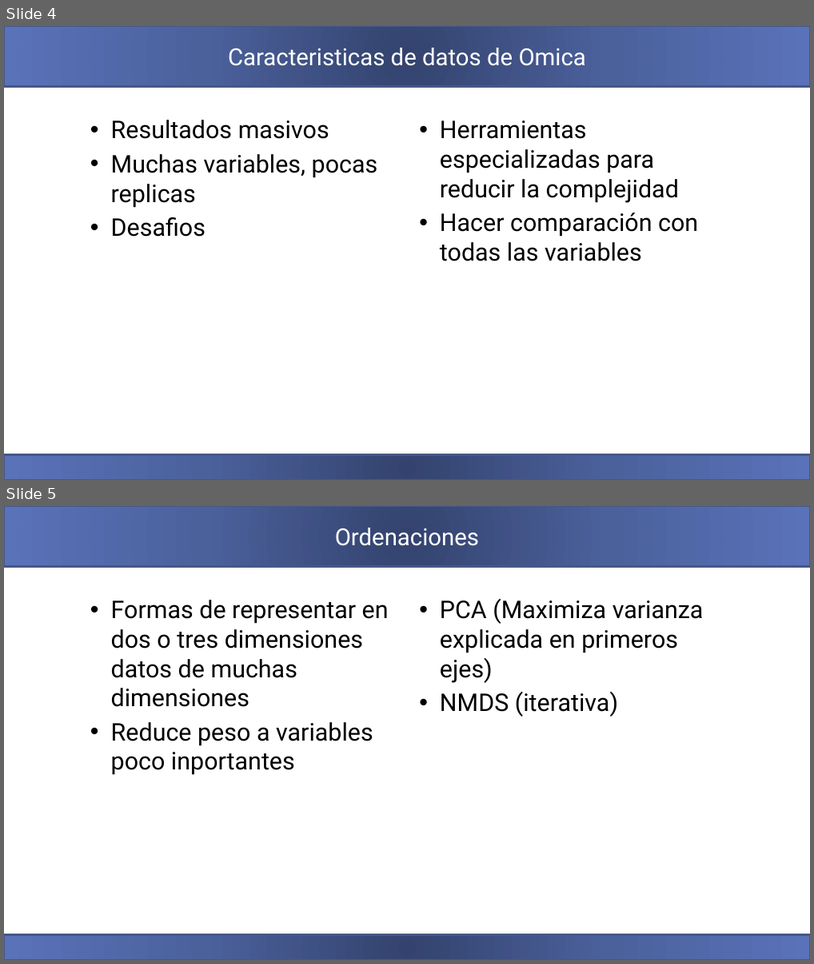
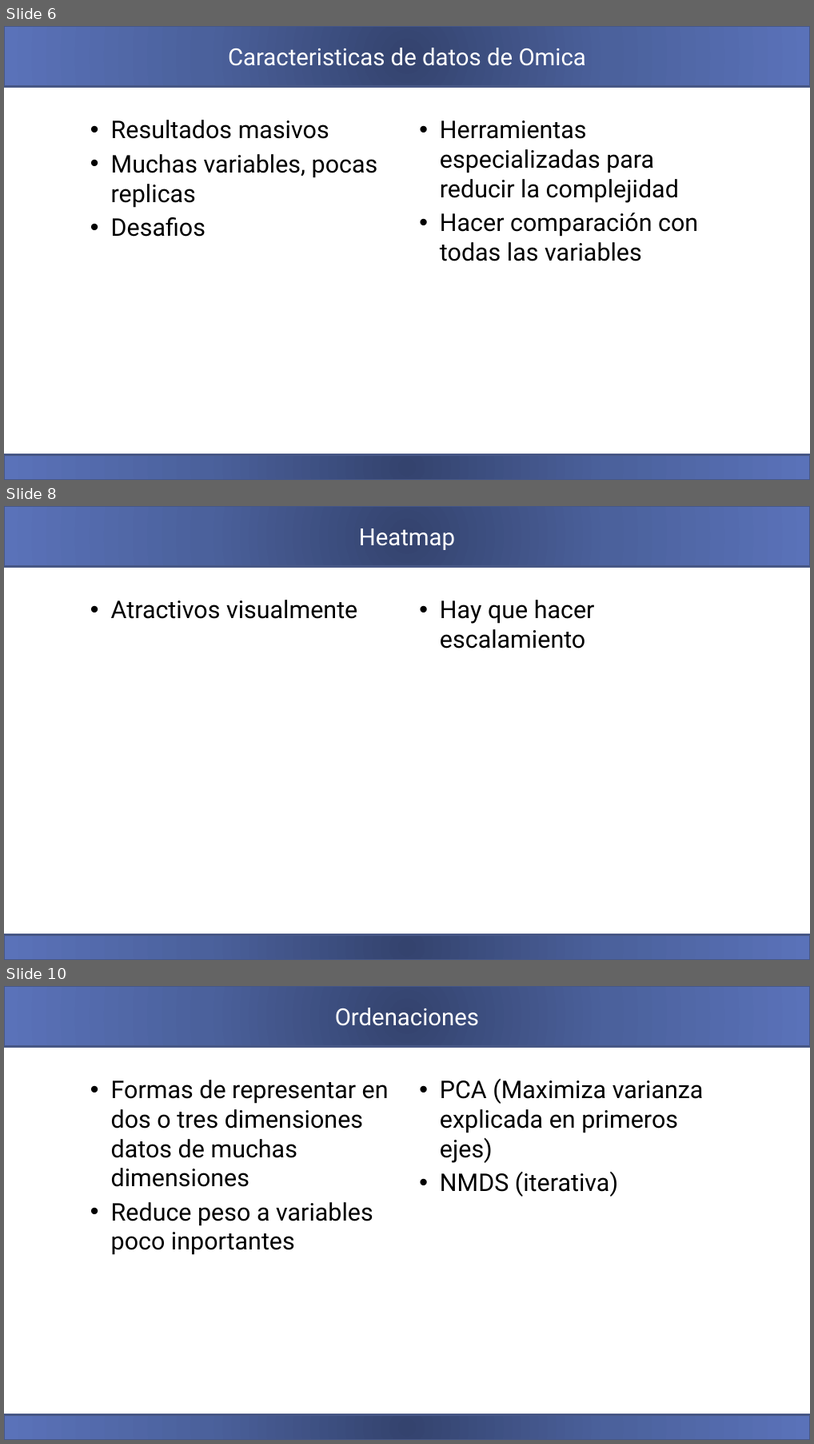
Before and after one commit to carden24/2018_Taller_Genomica_ambiental, a slide deck: W5_Analisis_multivariado_de_comunidades.pptx. Shown one above the other, each under a label of ours: slides 4 and 5 before the commit, slides 6, 8 and 10 after it; the slides between them are not shown. The pictures are 814x964 and 814x1444 pixels, drawn with LibreOffice and Linux fonts; fonts in the diff are those of the drawing. Boxes give left, top, right and bottom in pixels: in the first picture for what was removed or moved away, otherwise in the second. Text is boxed around its words. In the diff, an @@ line names an element or a change of style, - is before the commit and + after.

```diff
--- a/W5_Analisis_multivariado_de_comunidades.pptx
+++ b/W5_Analisis_multivariado_de_comunidades.pptx
@@ slide 8 added at [4, 506, 810, 960], background #FFFFFF; not listed: 2 template elements that a slide beside it also shows @@
@@ title added at [359, 528, 455, 550], 28 pt, text #FFFFFF @@
+Heatmap
@@ text added at [111, 600, 358, 619], 29 pt, text #000000 @@
+• Atractivos visualmente
@@ text added at [440, 600, 595, 648], 29 pt, text #000000 @@
+• Hay que hacer escalamiento
@@ what was slide 4 is now slide 6 @@
@@ what was slide 5 is now slide 10 @@
```
Also in this commit, not shown: 1 slide changed, 7 other slides added, 1 slide removed, 2 other files.
